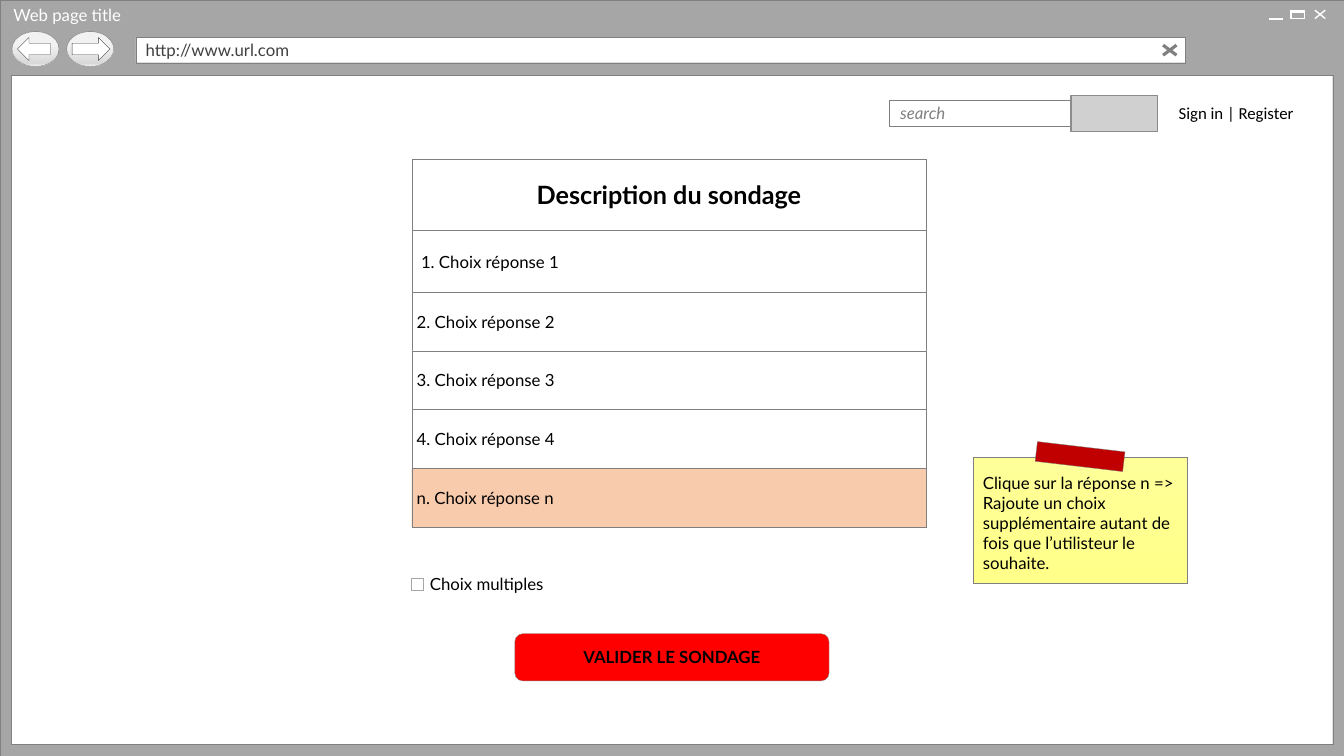
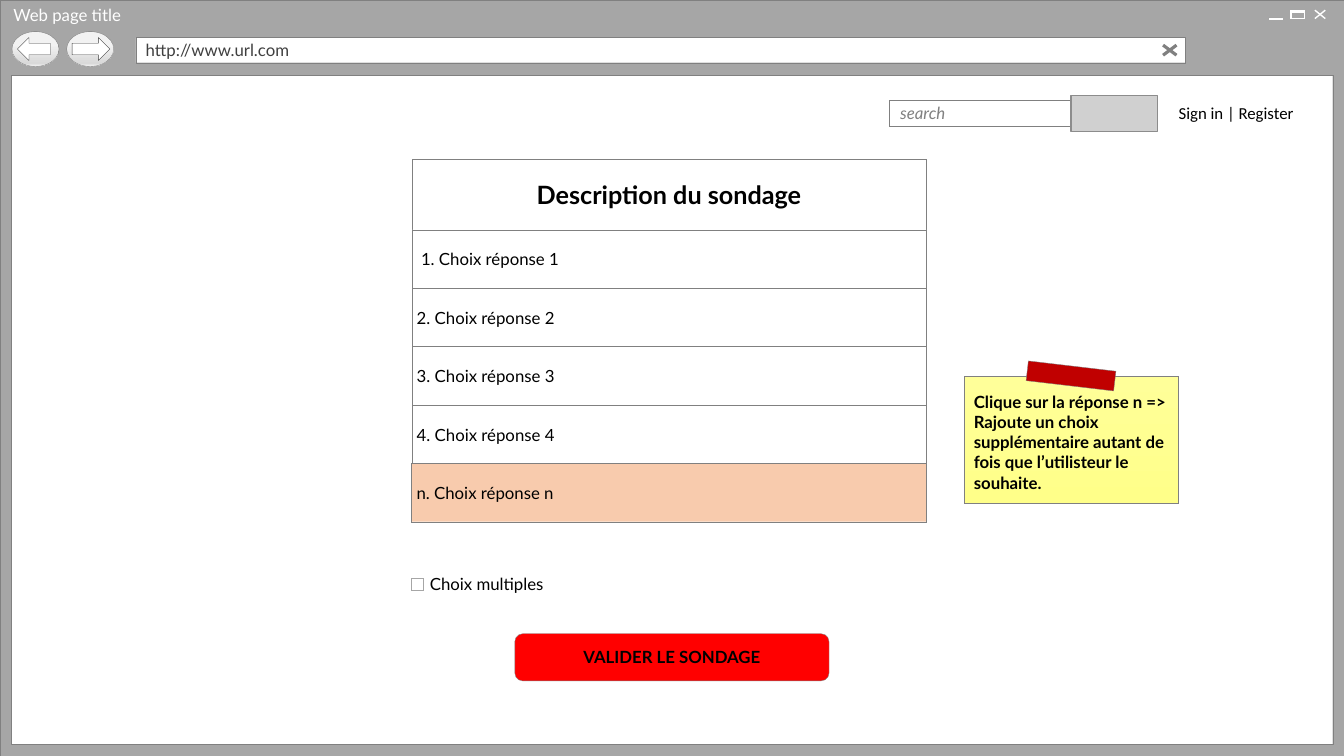
Before and after one commit to Holyz1988/PROJET1-ASP.NET, a slide deck: slide 5 of Page d’acceuil.pptx. Drawn at 1344x756 pixels with LibreOffice and Linux fonts; fonts in the diff are those of the drawing; grey boxes stand for pictures; background and template pictures are left out. Boxes give left, top, right and bottom in pixels: in the first picture for what was removed or moved away, otherwise in the second. Text is boxed around its words. In the diff, an @@ line names an element or a change of style, - is before the commit and + after.

```diff
--- a/Page d’acceuil.pptx
+++ b/Page d’acceuil.pptx
@@ rectangle "1. Choix réponse 1": place and size @@
-rectangle "1. Choix réponse 1" at <box>411,231,927,292</box>
+rectangle "1. Choix réponse 1" at <box>411,230,927,288</box>
@@ rectangle "Clique sur la réponse n ...": place and size @@
-rectangle "Clique sur la réponse n ..." at <box>973,458,1188,585</box>
+rectangle "Clique sur la réponse n ..." at <box>964,377,1179,504</box>
@@ rectangle "Clique sur la réponse n ..." at <box>964,377,1179,504</box>: bold on @@
@@ rectangle: place and size @@
-rectangle at <box>1036,442,1125,472</box>
+rectangle at <box>1027,361,1116,391</box>
@@ rectangle "4. Choix réponse 4" at <box>411,405,927,464</box>: fill none to #FFFFFF @@
@@ 4 rectangles: place and size @@
-4 rectangles at <box>411,292,927,526</box>
+4 rectangles at <box>411,288,927,522</box>
```
Also in this commit, not shown: 4 other slides changed.
